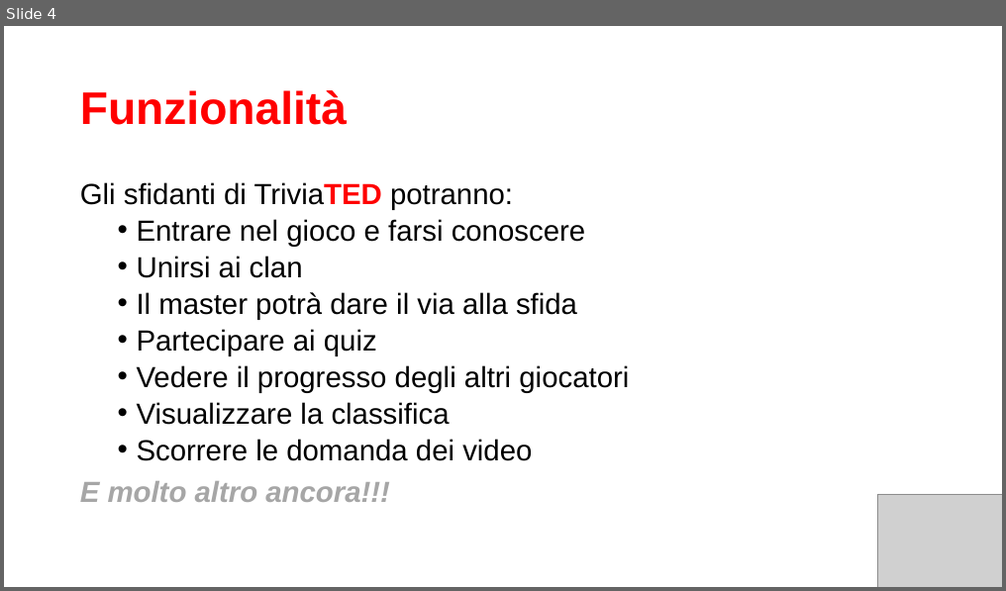
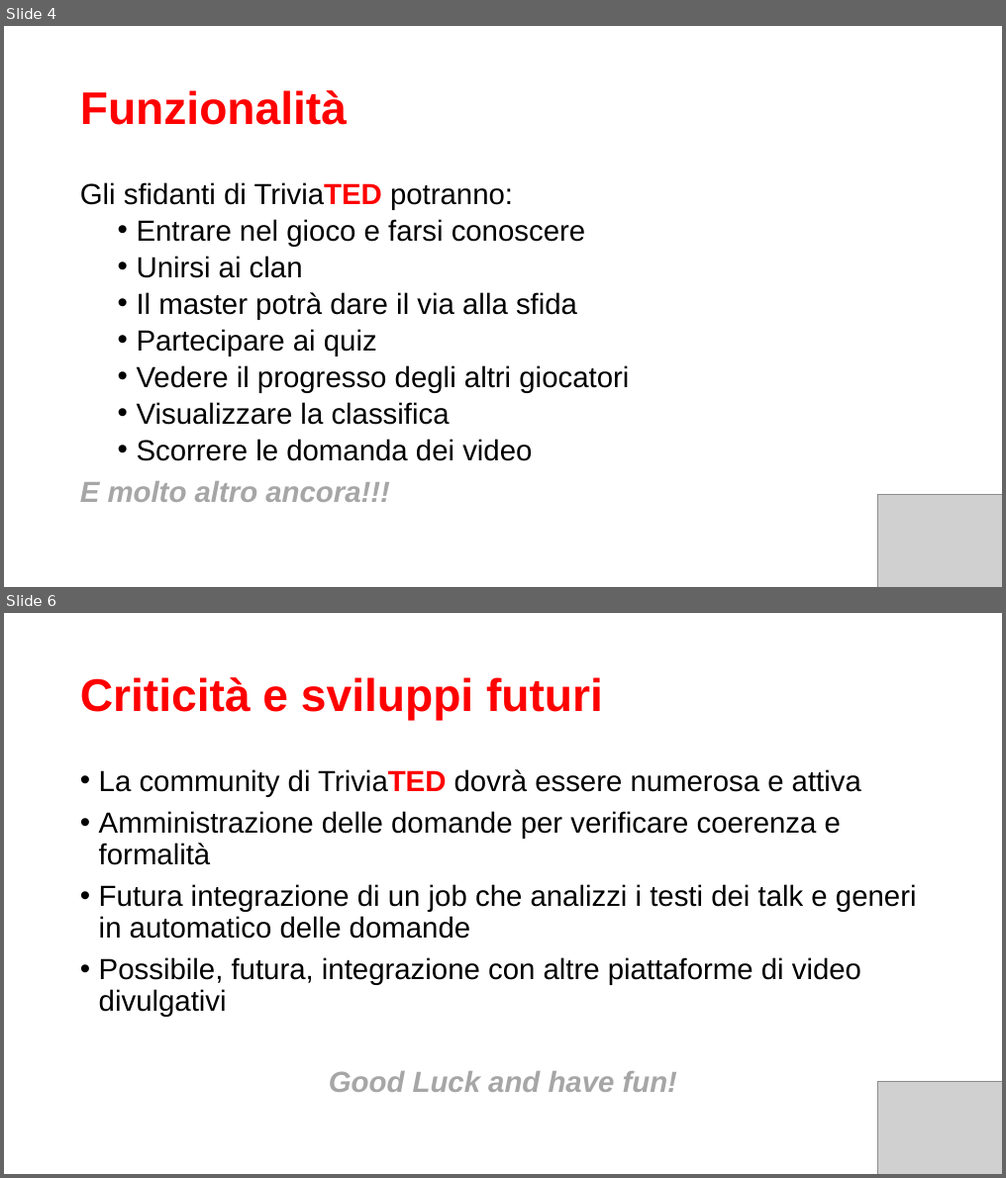
Before and after one commit to maggiorante/Mobile-Cloud-Technlogies-2021, a slide deck: TriviaTED.pptx. Shown one above the other, each under a label of ours: slide 4 before the commit, slides 4 and 6 after it; the slides between them are not shown. The pictures are 1006x591 and 1006x1178 pixels, drawn with LibreOffice and Linux fonts; fonts in the diff are those of the drawing; grey boxes stand for pictures. Boxes give left, top, right and bottom in pixels: in the first picture for what was removed or moved away, otherwise in the second. Text is boxed around its words. In the diff, an @@ line names an element or a change of style, - is before the commit and + after.

Commit message:
presentazione

```diff
--- a/TriviaTED.pptx
+++ b/TriviaTED.pptx
@@ slide 6 added at bbox=[4, 613, 1002, 1174], background #FFFFFF @@
@@ title added at bbox=[80, 677, 603, 721], 44 pt, text #FF0000, bold @@
+Criticità e sviluppi futuri
@@ text added at bbox=[99, 769, 917, 1017], 28 pt, text #000000 @@
+• La community di TriviaTED dovrà essere numerosa e attiva
+• Amministrazione delle domande per verificare coerenza e formalità
+• Futura integrazione di un job che analizzi i testi dei talk e generi in automatico delle domande
+• Possibile, futura, integrazione con altre piattaforme di video divulgativi
@@ text added at bbox=[329, 1071, 677, 1092], 28 pt, text #A6A6A6, bold, italic @@
+Good Luck and have fun!
@@ picture added at bbox=[877, 1081, 1002, 1174] @@
```
Also in this commit, not shown: 1 other slide added, 1 slide removed.
